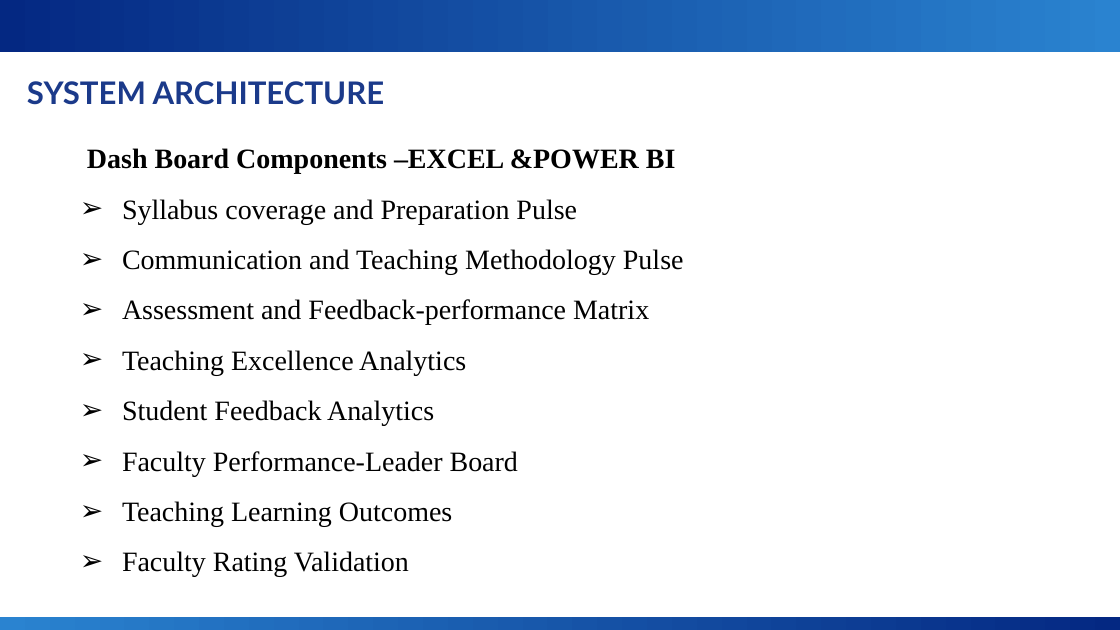
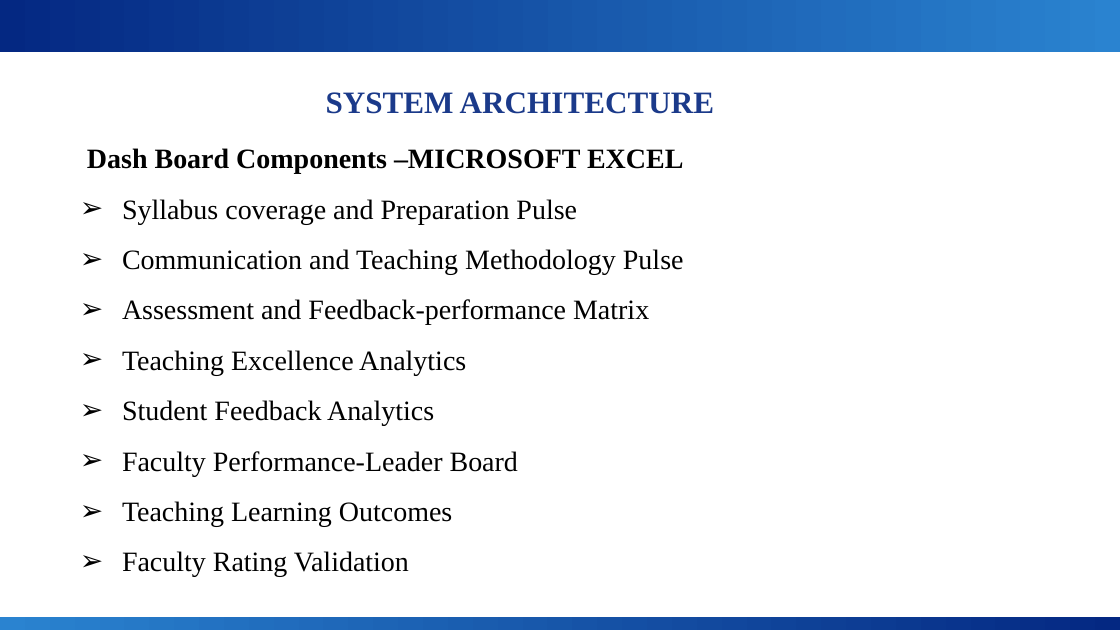
Before and after one commit to drkarpagambigaik-coder/AICW-Karpagambigai, a slide deck: slide 22 of Project -PPT.pptx (slide 10 before the commit). Drawn at 1120x630 pixels with LibreOffice and Linux fonts; fonts in the diff are those of the drawing; background and template pictures are left out. Boxes give left, top, right and bottom in pixels: in the first picture for what was removed or moved away, otherwise in the second. Text is boxed around its words. In the diff, an @@ line names an element or a change of style, - is before the commit and + after.

```diff
--- a/Project -PPT.pptx
+++ b/Project -PPT.pptx
@@ text "SYSTEM ARCHITECTURE" at (x1=326, y1=92, x2=714, y2=114): font Lato to Times New Roman; alignment left to centre @@
@@ text at (x1=87, y1=148, x2=683, y2=174): text changed @@
-Dash Board Components –EXCEL &POWER BI
+Dash Board Components –MICROSOFT EXCEL
```
Also in this commit, not shown: 14 other slides changed, 22 slides added, 2 slides removed.
